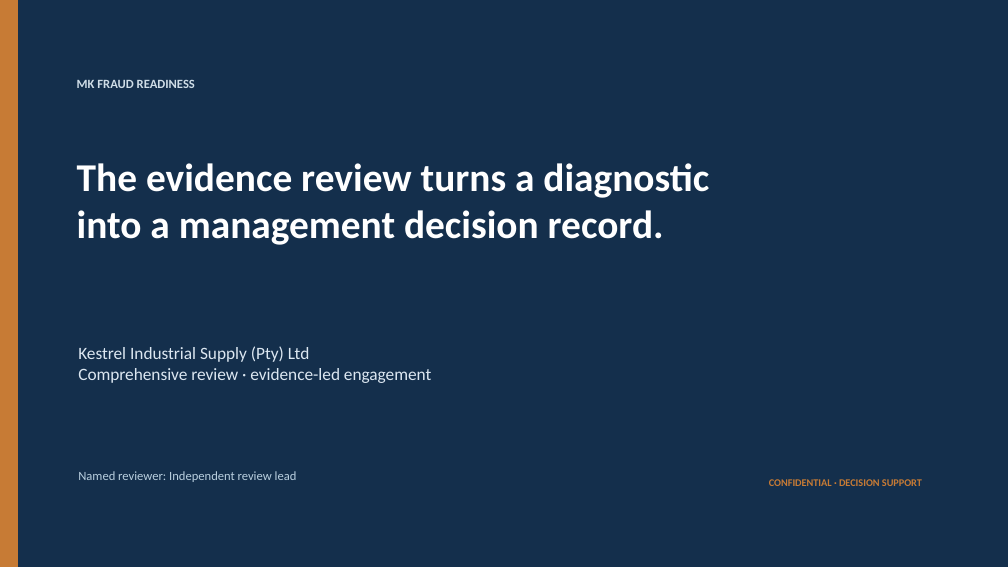
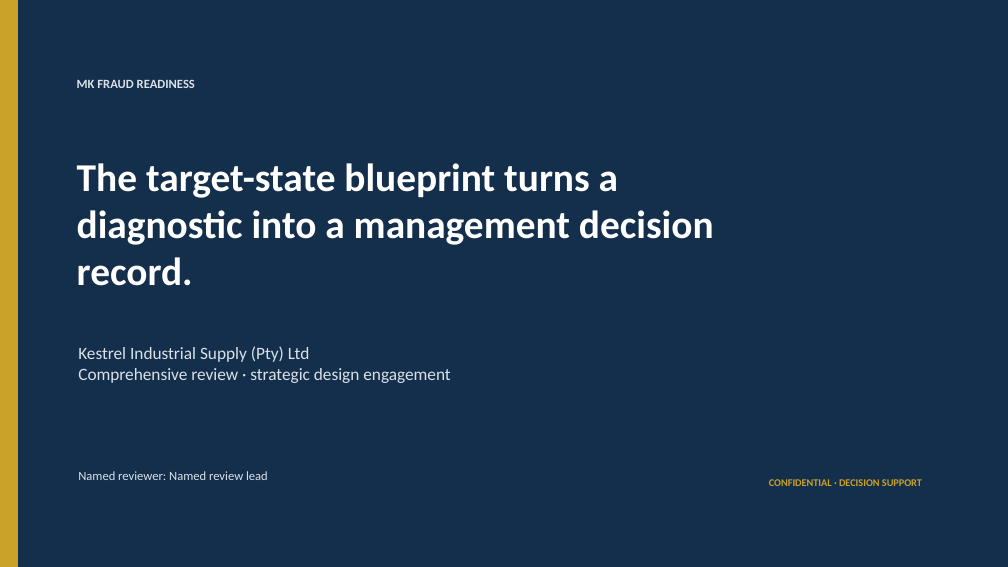
Before and after one commit to Tondani1995/mk-fraud-readiness-score, a slide deck: slide 1 of outputs/commercial-quality/kestrel-industrial-supply-pty-ltd-executive-presentation.pptx. Drawn at 1008x567 pixels with LibreOffice and Linux fonts; fonts in the diff are those of the drawing. Boxes give left, top, right and bottom in pixels: in the first picture for what was removed or moved away, otherwise in the second. Text is boxed around its words. In the diff, an @@ line names an element or a change of style, - is before the commit and + after.

```diff
--- a/outputs/commercial-quality/kestrel-industrial-supply-pty-ltd-executive-presentation.pptx
+++ b/outputs/commercial-quality/kestrel-industrial-supply-pty-ltd-executive-presentation.pptx
@@ rectangle at (0,0,17,567): fill #C77B35 to #C9A227; outline #C77B35 0 pt to #C9A227 0 pt @@
@@ text at (77,163,714,286): text changed @@
-The evidence review turns a diagnostic into a management decision record.
+The target-state blueprint turns a diagnostic into a management decision record.
@@ text at (78,368,450,383): text changed; text colour #DCE7F1 to #D9E1E7 @@
-Comprehensive review · evidence-led engagement
+Comprehensive review · strategic design engagement
@@ text at (78,471,268,480): text changed; text colour #B9CFDF to #D9E1E7 @@
-Named reviewer: Independent review lead
+Named reviewer: Named review lead
@@ text "CONFIDENTIAL · DECISION SUPPORT" at (769,479,922,486): text colour #C77B35 to #C9A227 @@
```
Also in this commit, not shown: 9 other slides changed, 59 other files.
